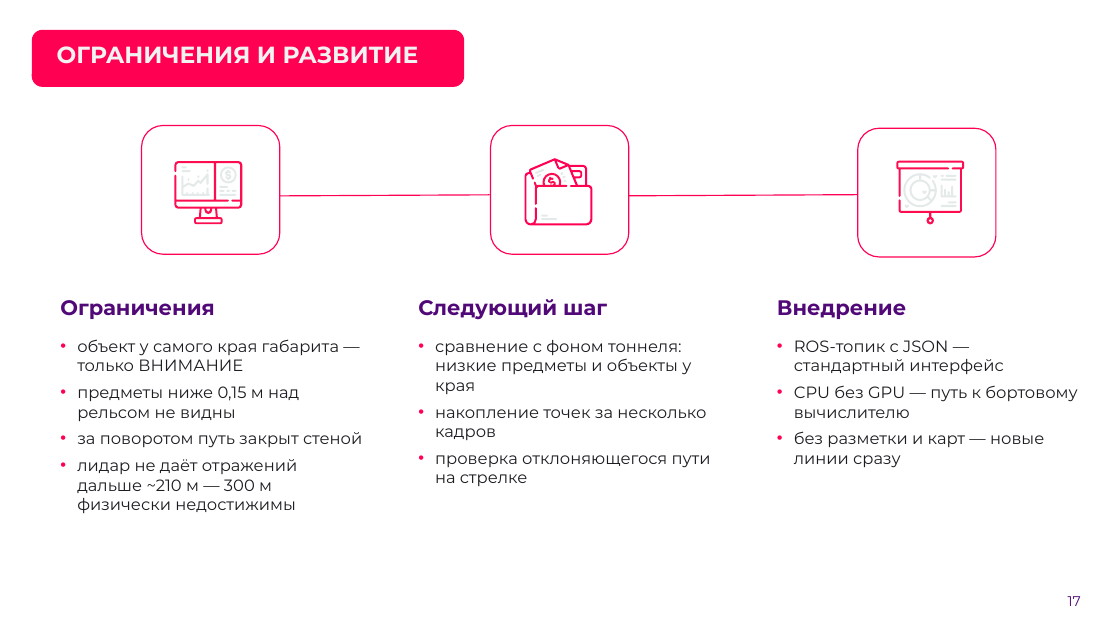
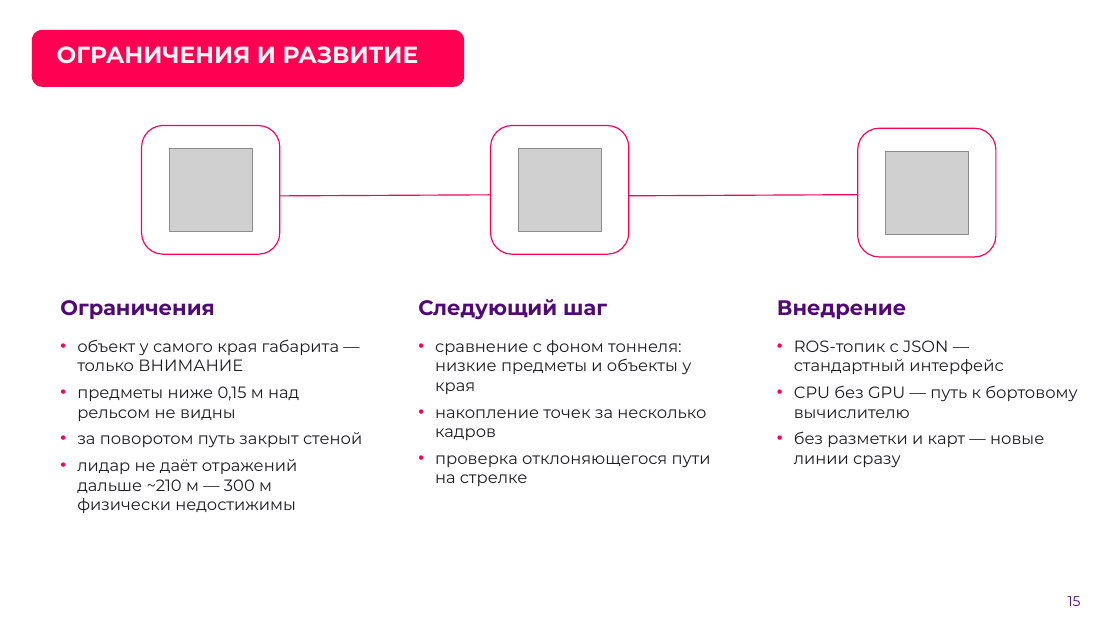
Before and after one commit to ivanpabl/hakatanon_lidar, a slide deck: slide 15 of presentation/ЛЦТ2026_Кейс5_tunnel_od.pptx (slide 17 before the commit). Drawn at 1120x630 pixels with LibreOffice and Linux fonts; fonts in the diff are those of the drawing; grey boxes stand for pictures; background and template pictures are left out. Boxes give left, top, right and bottom in pixels: in the first picture for what was removed or moved away, otherwise in the second. Text is boxed around its words. In the diff, an @@ line names an element or a change of style, - is before the commit and + after.

```diff
--- a/presentation/ЛЦТ2026_Кейс5_tunnel_od.pptx
+++ b/presentation/ЛЦТ2026_Кейс5_tunnel_od.pptx
@@ picture added at [170, 149, 252, 231] @@
@@ picture added at [518, 149, 601, 231] @@
@@ picture added at [886, 151, 968, 234] @@
@@ group removed at [897, 160, 965, 224]: 11 freeform shapes @@
@@ group removed at [175, 161, 243, 224]: 14 freeform shapes @@
@@ group removed at [525, 158, 593, 225]: 9 freeform shapes @@
@@ page number at [1068, 596, 1081, 606]: text changed @@
-17
+15
```
Also in this commit, not shown: 11 other slides changed, 2 other files.
